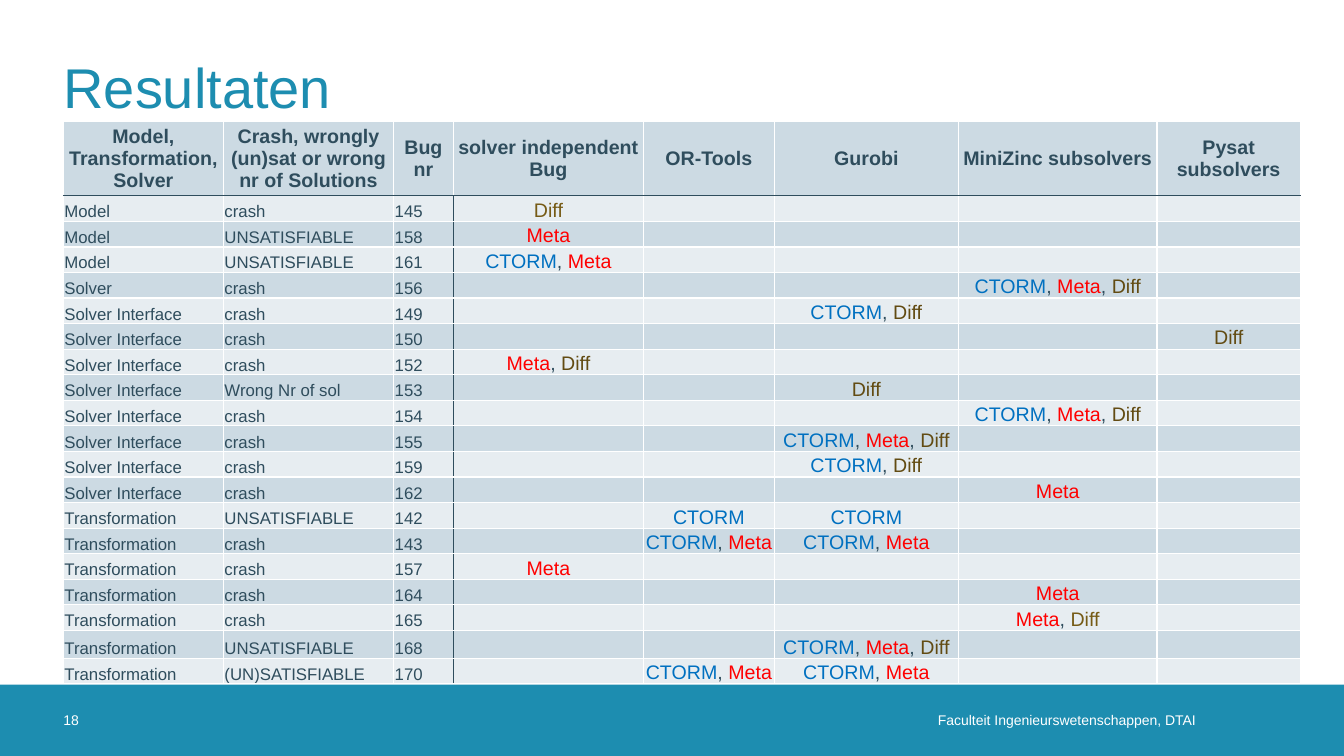
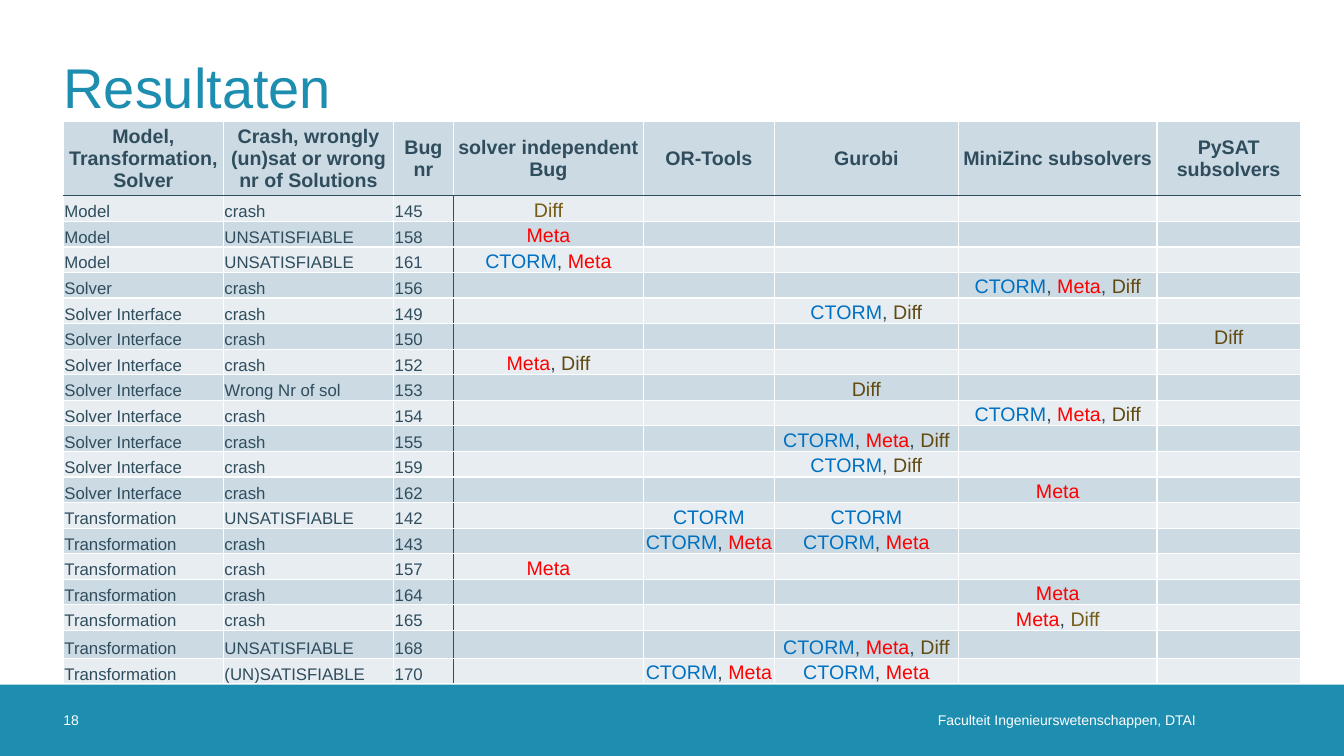
Before and after one commit to rubenkindt/Masterproef-paper-RubenKindt, a slide deck: slide 18 of Milestones/M10 Thesis defence/M10.pptx. Drawn at 1344x756 pixels with LibreOffice and Linux fonts; fonts in the diff are those of the drawing; background and template pictures are left out. Boxes give left, top, right and bottom in pixels: in the first picture for what was removed or moved away, otherwise in the second. Text is boxed around its words. In the diff, an @@ line names an element or a change of style, - is before the commit and + after.

```diff
--- a/Milestones/M10 Thesis defence/M10.pptx
+++ b/Milestones/M10 Thesis defence/M10.pptx
@@ table at bbox=[64, 121, 1301, 687] @@
-row 1, column 8: Pysat subsolvers
+row 1, column 8: PySAT subsolvers
```
Also in this commit, not shown: 30 other files.
